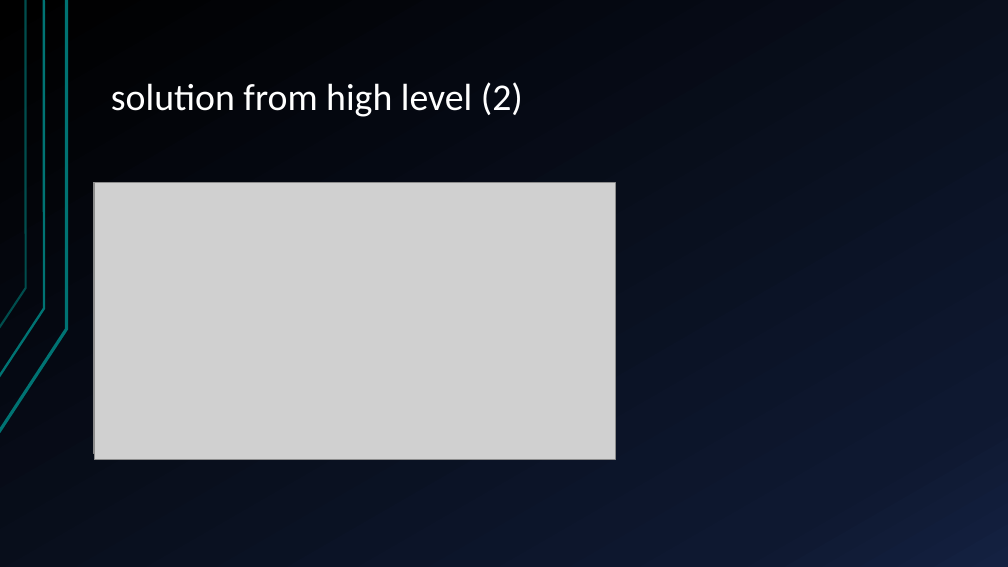
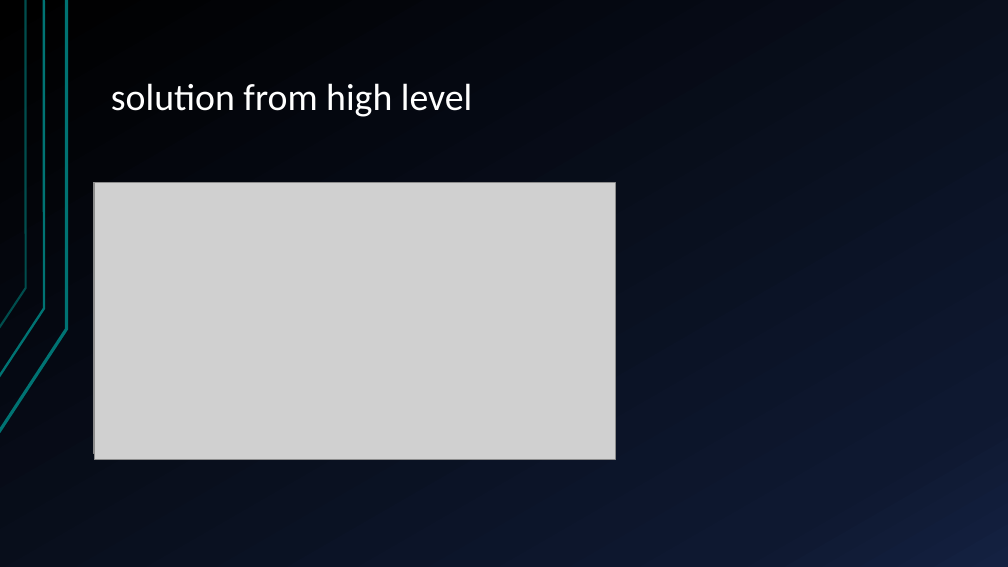
Before and after one commit to torresjuanlucas/ProjectDotNet, a slide deck: slide 4 of Presentation3.pptx. Drawn at 1008x567 pixels with LibreOffice and Linux fonts; fonts in the diff are those of the drawing; grey boxes stand for pictures. Boxes give left, top, right and bottom in pixels: in the first picture for what was removed or moved away, otherwise in the second. Text is boxed around its words. In the diff, an @@ line names an element or a change of style, - is before the commit and + after.

Commit message:
presentation

```diff
--- a/Presentation3.pptx
+++ b/Presentation3.pptx
@@ title at bbox=[111, 83, 472, 117]: text changed @@
-solution from high level (2)
+solution from high level
```
Also in this commit, not shown: 6 other slides changed, 1 other file.
